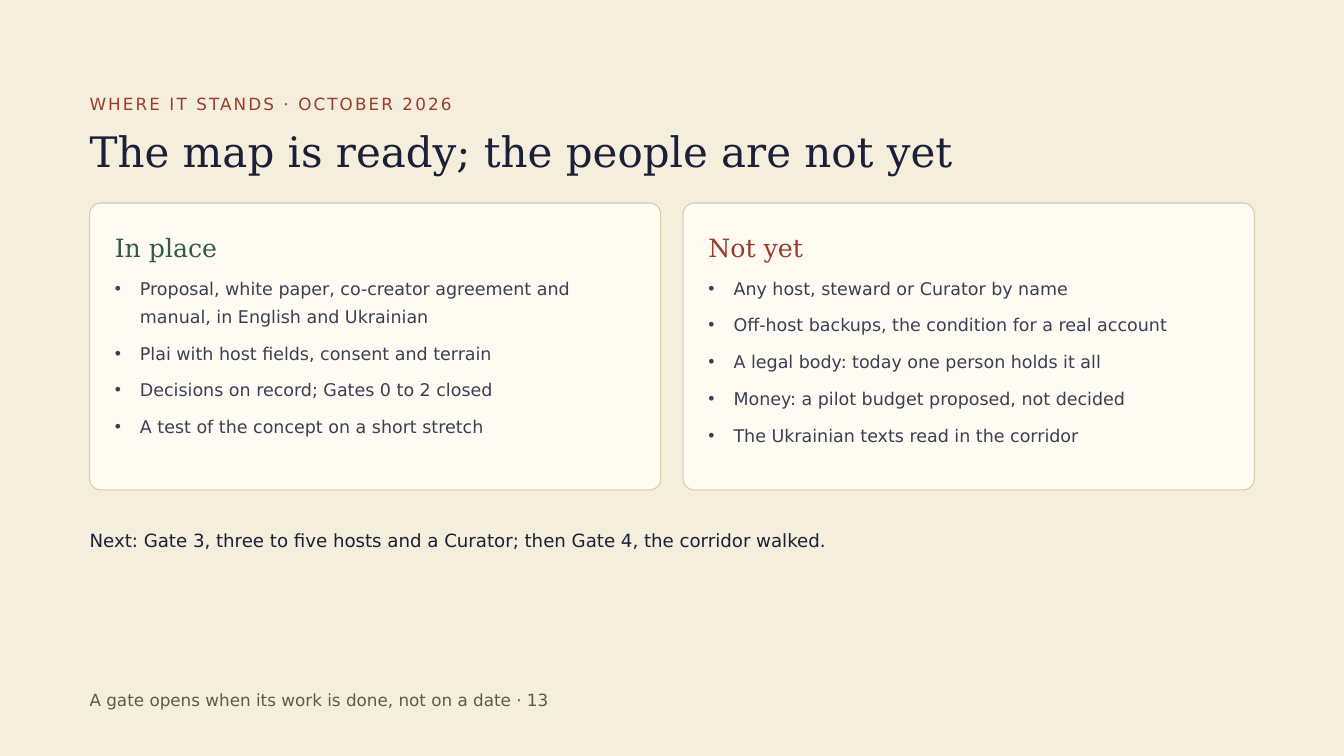
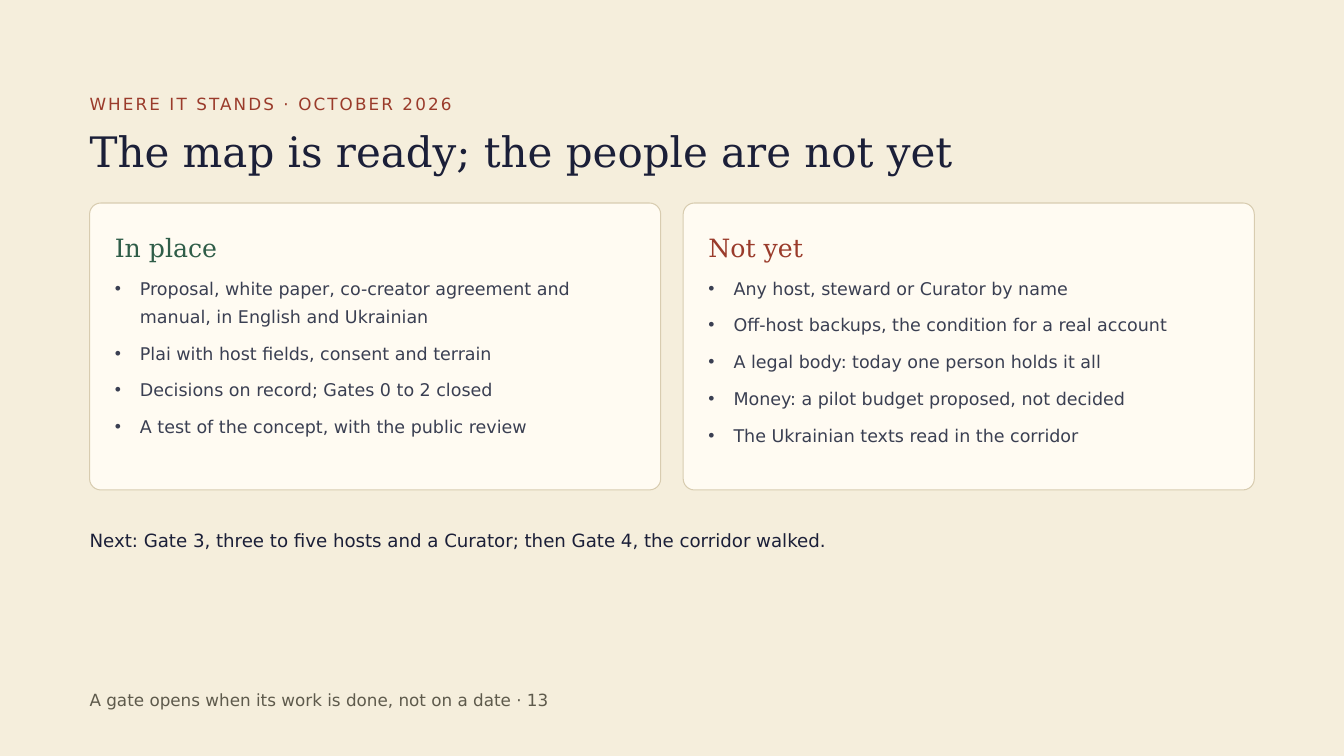
Before and after one commit to ubeccommon/trans_carpathian_pathways, a slide deck: slide 13 of docs/overview/Trans-Carpathian_Pathways_Overview.odp. Drawn at 1344x756 pixels with LibreOffice and Linux fonts; fonts in the diff are those of the drawing. Boxes give left, top, right and bottom in pixels: in the first picture for what was removed or moved away, otherwise in the second. Text is boxed around its words. In the diff, an @@ line names an element or a change of style, - is before the commit and + after.

```diff
--- a/docs/overview/Trans-Carpathian_Pathways_Overview.odp
+++ b/docs/overview/Trans-Carpathian_Pathways_Overview.odp
@@ text at [140, 419, 527, 437]: text changed @@
-• A test of the concept on a short stretch
+• A test of the concept, with the public review
```
Also in this commit, not shown: 2 other slides changed, 15 other files.
